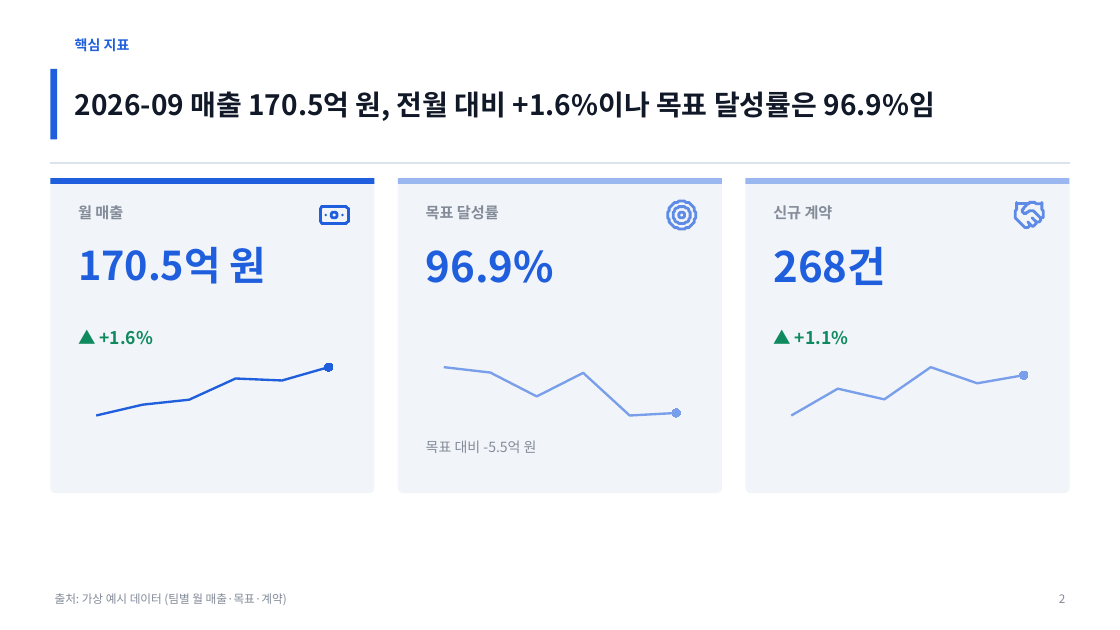
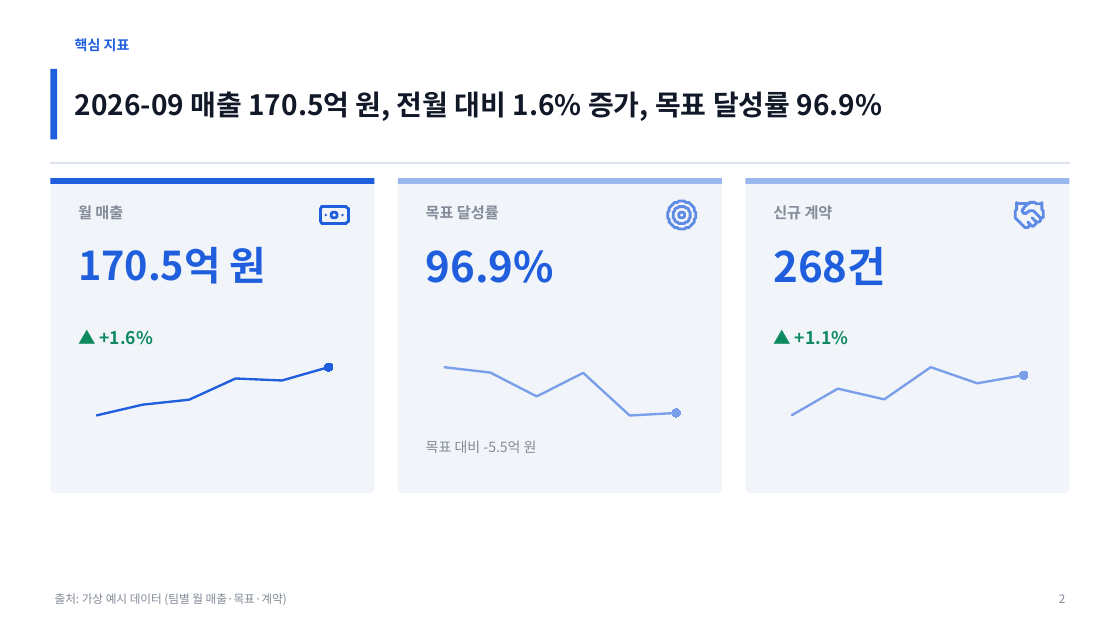
Before and after one commit to coindesktop/Awesome-PPT-SKILL, a slide deck: slide 2 of examples/monthly-report/deck.pptx. Drawn at 1120x630 pixels with LibreOffice and Linux fonts; fonts in the diff are those of the drawing. Boxes give left, top, right and bottom in pixels: in the first picture for what was removed or moved away, otherwise in the second. Text is boxed around its words. In the diff, an @@ line names an element or a change of style, - is before the commit and + after.

```diff
--- a/examples/monthly-report/deck.pptx
+++ b/examples/monthly-report/deck.pptx
@@ title at (x1=75, y1=91, x2=883, y2=121): text changed @@
-2026-09 매출 170.5억 원, 전월 대비 +1.6%이나 목표 달성률은 96.9%임
+2026-09 매출 170.5억 원, 전월 대비 1.6% 증가, 목표 달성률 96.9%
```
Also in this commit, not shown: 4 other slides changed, 7 other files.
